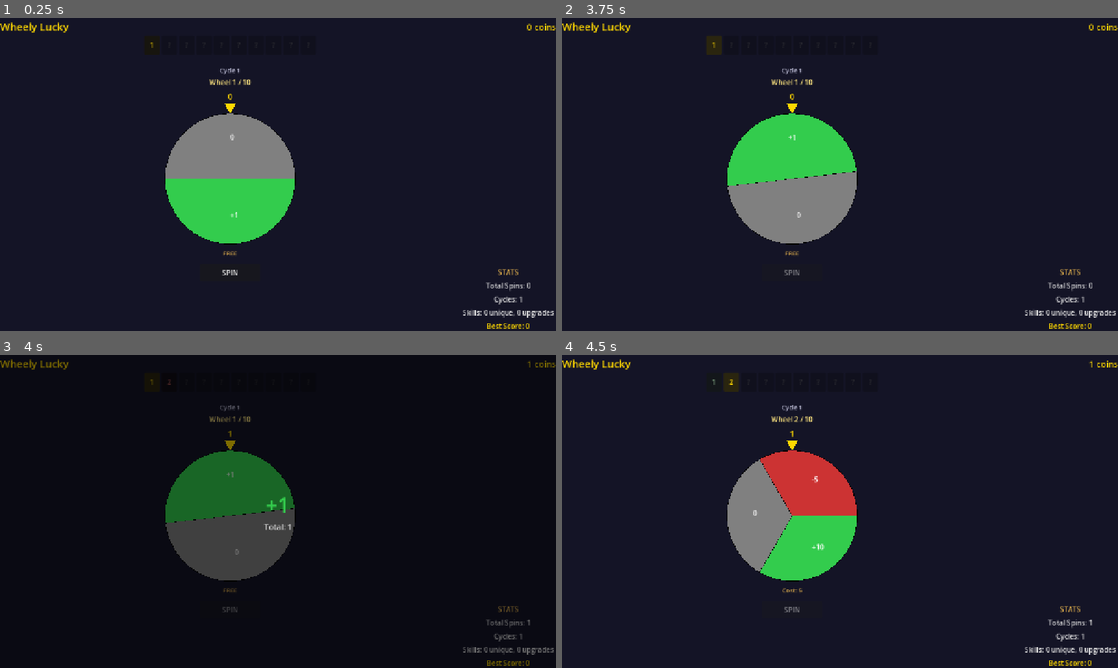
Above: before the commit, frames 1-4 (two rows, left to right).
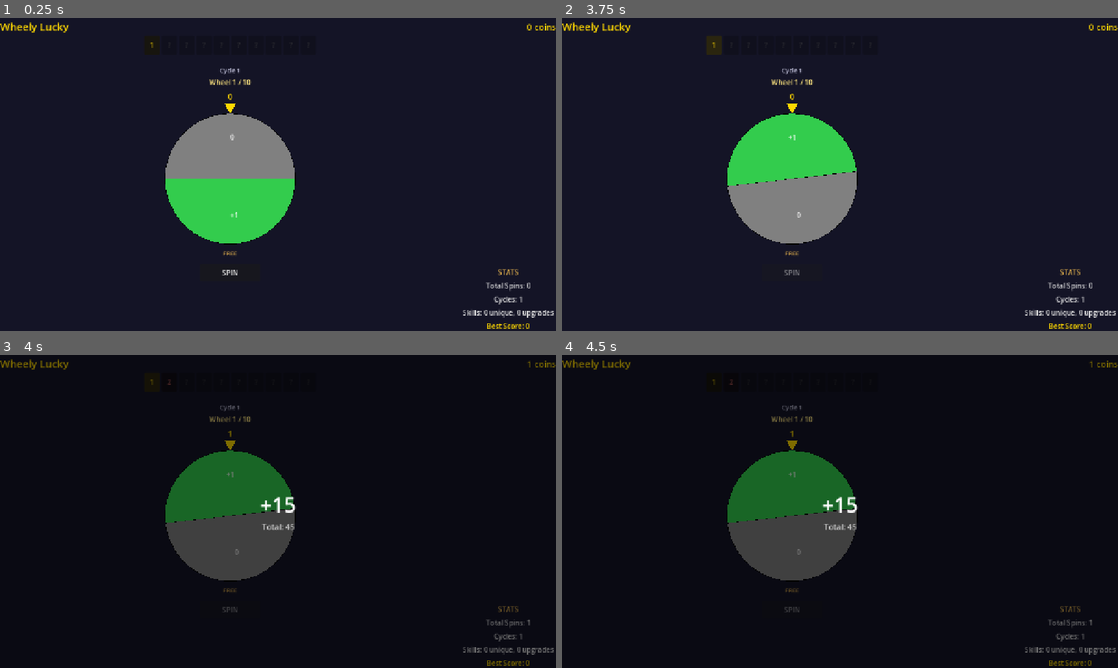
Above: after the commit, the same moments.

Repository: chelij/wheelylucky
Game: Godot game, scene res://scenes/main.tscn
Two runs of this game, one before a commit and one after it. Both use one fixed random seed, a clock stepped at 60 frames per second and the inputs below.
Inputs:
- Up to frame 1 (0.25 s): no input
- Up to frame 2 (3.75 s): click "1" at 0.5 s; click "SPIN" at 1.25 s; click "1" at 2 s; click "1" at 2.75 s
- Up to frame 3 (4 s): no input
- Up to frame 4 (4.5 s): click "2" at 4.25 s

Frames 1-2 are identical in both runs. In frame 3, 0.3% of the frame differs, in the area x 46-54%, y 45-56%; in frame 4, 8.8%, in the area x 0-100%, y 1-100%.
Error after the commit: Parse Error: Unexpected identifier "tween" in class body. (res://scripts/result_popup.gd:23)

Commit message:
Fix: Godot 4 API compatibility
- result_popup.gd: CanvasLayer.modulate → self_modulate
- shop.gd: Label.alignment → Label.horizontal_alignment

Diff:
--- a/scripts/result_popup.gd
+++ b/scripts/result_popup.gd
@@ -20,7 +20,7 @@
 	var tween = create_tween()
 	tween.tween_property(self, "scale", Vector2(1.2, 1.2), 0.1)
 	tween.tween_property(self, "scale", Vector2(1.0, 1.0), 0.1)
-	tween.tween_property(self, "modulate", Color(1, 1, 1, 0), 1.2)
+tween.tween_property(self, "self_modulate", Color(1, 1, 1, 0), 1.2)
 	tween.tween_callback(_on_fade_done)
 
 func _on_fade_done():
--- a/scripts/shop.gd
+++ b/scripts/shop.gd
@@ -48,7 +48,7 @@
 		var cost_lbl = Label.new()
 		cost_lbl.text = str(cost)
 		cost_lbl.size_flags_horizontal = Control.SIZE_SHRINK_END
-		cost_lbl.alignment = HORIZONTAL_ALIGNMENT_RIGHT
+		cost_lbl.horizontal_alignment = HORIZONTAL_ALIGNMENT_RIGHT
 		row.add_child(cost_lbl)
 
 		var buy_btn = Button.new()
